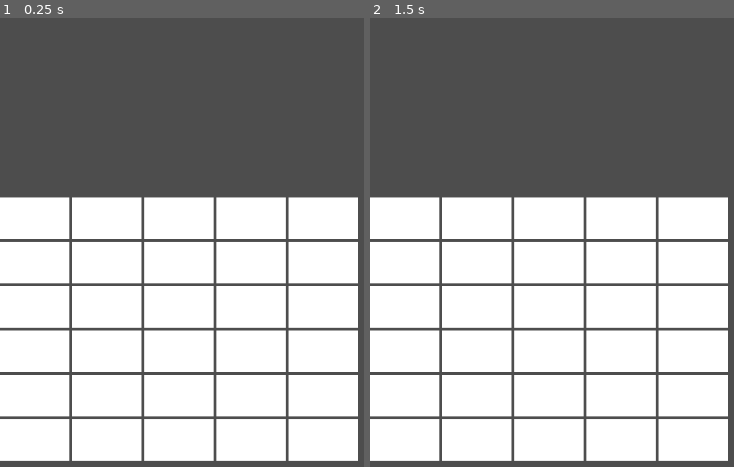
Above: before the commit, frames 1-2 (left to right).
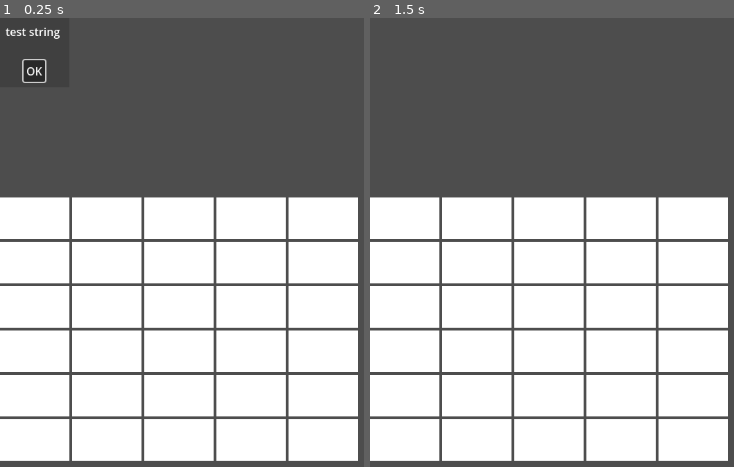
Above: after the commit, the same moments.

Repository: AlexanderHarrison/trillionaire
Game: Godot game, scene res://root.tscn
Same seed, same stepped clock (60 frames per second), same inputs: the game is played once before the commit and once after it.
Inputs (mouse positions are in pixels of both pictures, inside the frame that each line leads up to):
- Up to frame 1 (0.25 s): no input
- Up to frame 2 (1.5 s): click (402, 71) at 0.5 s, where only the run after the commit has a clickable "OK"; tap Enter at 1.25 s

The runs differ from the first frame. In frame 1, 0.5% of the frame differs, in the area x 1-17%, y 2-15%; in frame 2, nothing differs.
Error before the commit: Invalid call. Nonexistent function 'new' in base 'AcceptDialog'. (res://test.gd:8)

Commit message:
Created popup_dialog.init()

Diff:
--- a/popup_dialog.gd
+++ b/popup_dialog.gd
@@ -1,6 +1,6 @@
 extends AcceptDialog
 
-func _init(text: String):
+func init(text: String):
 	self.set_text(text)
 	self.visible = true
 
--- a/popup_dialog.tscn
+++ b/popup_dialog.tscn
@@ -4,7 +4,6 @@
 
 [node name="popup_dialog" type="AcceptDialog"]
 title = ""
-visible = true
 unresizable = true
 borderless = true
 always_on_top = true
--- a/test.gd
+++ b/test.gd
@@ -5,7 +5,7 @@
 # Called when the node enters the scene tree for the first time.
 func _ready():
 	var popup = popup_scene.instantiate()
-	popup.new("test string")
+	popup.init("test string")
 	add_child(popup)
 
 # Called every frame. 'delta' is the elapsed time since the previous frame.
